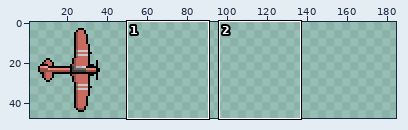
Sprite sheet: assets/a4.png. Above, an overview of the earlier version with the close-up marked.
Close-up. Before:
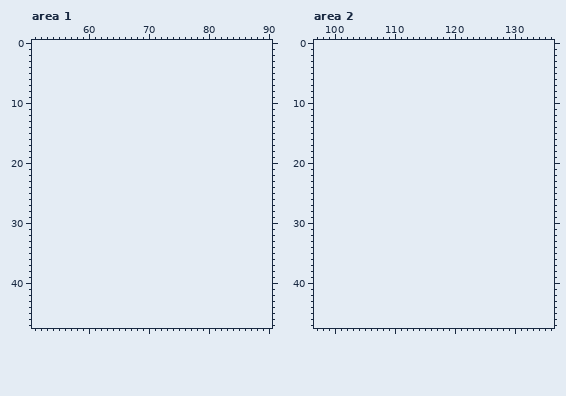
The file is 48x48 pixels. Shown: area 1: x 51..90, y 0..47; area 2: x 97..136, y 0..47. The old version is drawn lined up with the new one, on the new canvas. The wide view leaves out empty margins. The commit also changed other parts of the picture, which this record leaves out.
After the commit:
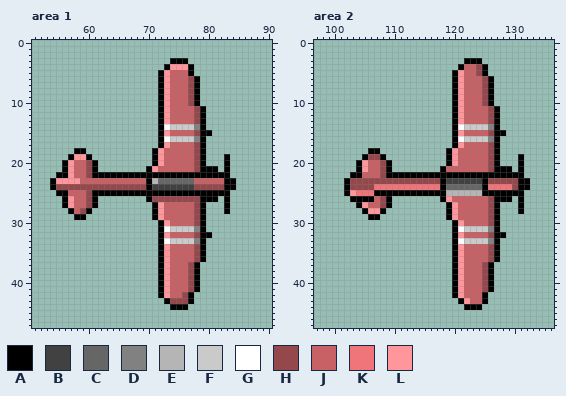
Palette (. is transparent): A #000000  B #414141  C #666666  D #818181  E #b5b5b5  F #cacaca  G #ffffff  H #94484c  J #c76166  K #f0757b  L #ff969c
Edits made:
canvas 48x48 -> 192x48
Changed rows in their new state; - is an unchanged pixel.
Area 1:
first column x 54:
 3 --------------------AAA--------
 4 -------------------ALLLA-------
 5 ------------------ALJJJA-------
 6 ------------------ALJJJHA------
 7 ------------------ALJJJHA------
 8 ------------------ALJJJHA------
 9 ------------------ALJJJHA------
10 ------------------ALJJJHA------
11 ------------------ALJJJJHA-----
12 ------------------ALJJJJHA-----
13 ------------------ALJJJJHA-----
14 ------------------AGFFFFDA-----
15 ------------------ALJJJJHAA----
16 ------------------AGFFFFDA-----
17 ------------------ALJJJJHA-----
18 ----AA-----------ALJJJJJHA-----
19 ---ALLA----------ALJJJJJHA---A-
20 --ALJJHA---------ALJJJJJHA---A-
21 --ALJJHA--------ALJJJJJJHAAA-A-
22 -AALJJHAAAAAAAAAAAAAAAAAAAAAAA-
23 ALLLLJJJJJJJJJJJAECCCCCCJJJJJAA
24 AHHHHHHHHHHHHHHHABBBBBBBHHHHHAA
25 -AAJJJHAAAAAAAAAAAAAAAAAAAAAAA-
26 --ALJJHA--------AHHHHHHHHAAA-A-
27 --ALJJHA---------ALJJJJJHA---A-
28 ---AJHA----------ALJJJJJHA---A-
29 ----AA-----------ALJJJJJHA-----
30 ------------------ALJJJJHA-----
31 ------------------AGFFFFDA-----
32 ------------------ALJJJJHAA----
33 ------------------AGFFFFDA-----
34 ------------------ALJJJJHA-----
35 ------------------ALJJJJHA-----
36 ------------------ALJJJJHA-----
37 ------------------ALJJJHA------
38 ------------------ALJJJHA------
39 ------------------ALJJJHA------
40 ------------------ALJJJHA------
41 ------------------ALJJJHA------
42 ------------------ALJJHA-------
43 -------------------AHHHA-------
44 --------------------AAA--------
Area 2:
first column x 102:
 3 --------------------AAA--------
 4 -------------------AJJHA-------
 5 ------------------ALJJHA-------
 6 ------------------ALJJJHA------
 7 ------------------ALJJJHA------
 8 ------------------ALJJJHA------
 9 ------------------ALJJJHA------
10 ------------------ALJJJHA------
11 ------------------ALJJJJHA-----
12 ------------------ALJJJJHA-----
13 ------------------ALJJJJHA-----
14 ------------------AGFFFFDA-----
15 ------------------ALJJJJHAA----
16 ------------------AGFFFFDA-----
17 ------------------ALJJJJHA-----
18 ----AA-----------ALJJJJJHA-----
19 ---AHHA----------ALJJJJJHA---A-
20 --ALJJHA---------ALJJJJJHA---A-
21 --ALJJHA--------AJJJJJJJHAAA-A-
22 -AAJJJHAAAAAAAAAAAAAAAAAAAAAAA-
23 AHHHHHHHHHHHHHHHABBBBBBAHHHHHAA
24 AHHHHKKKKKKKKKKKACCCCCCAKKKKHAA
25 ALKKKAAAAAAAAAAAAEEEEEEAAAAAAA-
26 -AAAAJHA--------ALJJJJJJHAAA-A-
27 --ALJJHA---------ALJJJJJHA---A-
28 ---ALLA----------ALJJJJJHA---A-
29 ----AA-----------ALJJJJJHA-----
30 ------------------ALJJJJHA-----
31 ------------------AGFFFFDA-----
32 ------------------ALJJJJHAA----
33 ------------------AGFFFFDA-----
34 ------------------ALJJJJHA-----
35 ------------------ALJJJJHA-----
36 ------------------ALJJJJHA-----
37 ------------------ALJJJHA------
38 ------------------ALJJJHA------
39 ------------------ALJJJHA------
40 ------------------ALJJJHA------
41 ------------------ALJJJHA------
42 ------------------ALJJJA-------
43 -------------------ALJJA-------
44 --------------------AAA--------
Where, in picture pixels (left, top, right, bottom), the same in both close-ups:
added: (50, 58, 236, 310)
added: (344, 58, 530, 310)
